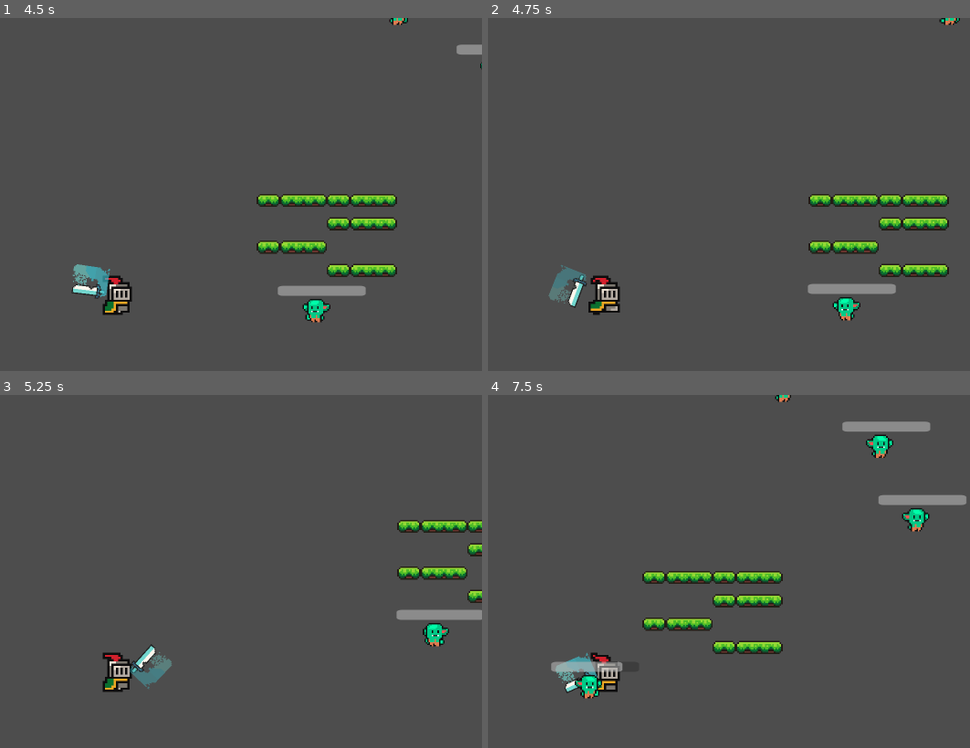
Above: before the commit, frames 1-4 (two rows, left to right).
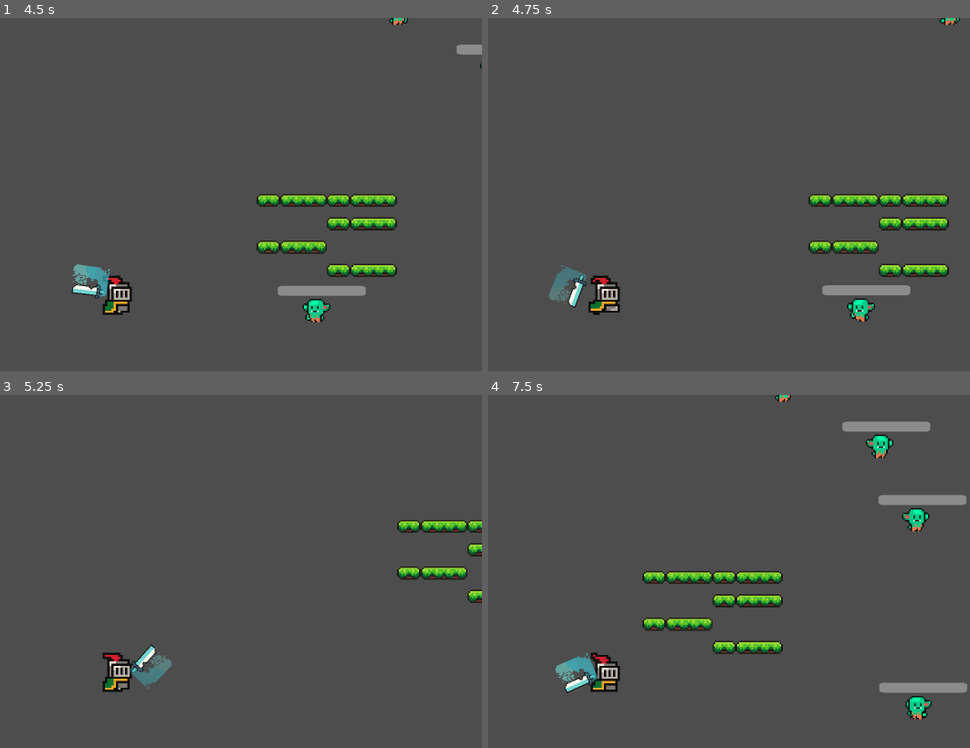
Above: after the commit, the same moments.

Repository: IAmRustee/Secrets-of-Harkanon-The-Silver-Moon-City
Game: Godot game, scene res://secrets-of-harkanon-the-silver-moon-city/Scenes/world.tscn
Same seed, same stepped clock (60 frames per second), same inputs: the game is played once before the commit and once after it.
Inputs (mouse positions are in pixels of both pictures, inside the frame that each line leads up to):
- Up to frame 1 (4.5 s): move the mouse to (279, 265) at 0.52 s; press the mouse at (279, 265) at 0.53 s; hold D (Move_right) 0.53-1.28 s; move the mouse to (outside the picture) at 1.27 s; release the mouse at (outside the picture) at 1.28 s; hold S (Move_down) 1.28-2.03 s; click (outside the picture) at 1.35 s; move the mouse to (187, 169) at 2.02 s; press the mouse at (187, 169) at 2.03 s; hold D (Move_right) 2.03-2.78 s; move the mouse to (outside the picture) at 2.77 s; release the mouse at (outside the picture) at 2.78 s; hold W (Move_up) 2.78-3.53 s; click (outside the picture) at 2.85 s; move the mouse to (outside the picture) at 3.52 s; press the mouse at (outside the picture) at 3.53 s; hold A (Move_left) from 3.53 s (still down); move the mouse to (outside the picture) at 4.27 s; release the mouse at (outside the picture) at 4.28 s; click (outside the picture) at 4.35 s
- Up to frame 2 (4.75 s): keep holding A (Move_left)
- Up to frame 3 (5.25 s): move the mouse to (154, 670) at 5.02 s; release A (Move_left) at 5.03 s; press the mouse at (154, 670) at 5.03 s; hold S (Move_down) from 5.03 s (still down)
- Up to frame 4 (7.5 s): move the mouse to (497, 532) at 5.77 s; release S (Move_down) at 5.78 s; release the mouse at (497, 532) at 5.78 s; hold D (Move_right) 5.78-6.53 s; click (497, 532) at 5.85 s; move the mouse to (767, 642) at 6.52 s; press the mouse at (767, 642) at 6.53 s; hold W (Move_up) 6.53-7.28 s; move the mouse to (outside the picture) at 7.27 s; release the mouse at (outside the picture) at 7.28 s; hold D (Move_right) from 7.28 s (still down); click (outside the picture) at 7.35 s

Frame 1 is identical in both runs. In frame 2, 0.8% of the frame differs, in the area x 66-88%, y 75-87%; in frame 3, 0.8%; in frame 4, 1.5%, in the area x 13-100%, y 75-92%.

Commit message:
Enemy will now go back to its orginal position if player is out of reach of the player and also i remove some scripts and scene that i was testing so it will be easy to know what we are working on and wont be confused

Diff:
--- /dev/null
+++ b/GlobalSignal/GlobalSignal.gd
@@ -0,0 +1,5 @@
+extends Node
+
+
+signal player_chase
+signal player
--- a/Scenes/EnemySpawner.tscn
+++ b/Scenes/EnemySpawner.tscn
@@ -1,6 +1,8 @@
 [gd_scene format=3 uid="uid://dfyw2aq1kmgcb"]
 
 [ext_resource type="Script" uid="uid://f4to40tsnb6b" path="res://Scripts/EnemySpawner.gd" id="1_4b1db"]
+
+[sub_resource type="CircleShape2D" id="CircleShape2D_4b1db"]
 
 [node name="Node2D" type="Node2D" unique_id=658949752]
 script = ExtResource("1_4b1db")
@@ -8,4 +10,14 @@
 [node name="Timer" type="Timer" parent="." unique_id=39660512]
 autostart = true
 
+[node name="Area2D" type="Area2D" parent="." unique_id=1431030011]
+position = Vector2(1, 0)
+scale = Vector2(15.339035, 17.654587)
+
+[node name="CollisionShape2D" type="CollisionShape2D" parent="Area2D" unique_id=189839265]
+scale = Vector2(1.0000001, 1)
+shape = SubResource("CircleShape2D_4b1db")
+
 [connection signal="timeout" from="Timer" to="." method="_on_timer_timeout"]
+[connection signal="child_entered_tree" from="Area2D/CollisionShape2D" to="." method="_on_collision_shape_2d_child_entered_tree"]
+[connection signal="child_exiting_tree" from="Area2D/CollisionShape2D" to="." method="_on_collision_shape_2d_child_exiting_tree"]
--- a/Scenes/Goblins.tscn
+++ b/Scenes/Goblins.tscn
@@ -3,8 +3,7 @@
 [ext_resource type="Script" uid="uid://beksgx845nusp" path="res://Scripts/Goblin.gd" id="1_db156"]
 [ext_resource type="Texture2D" uid="uid://dpwgh26dfw5b2" path="res://Assets/Sprites/Goblin Run.png" id="2_ea0a1"]
 [ext_resource type="Texture2D" uid="uid://3vawtwhy7djv" path="res://Assets/Sprites/Idle goblin.png" id="2_mt4be"]
-[ext_resource type="Texture2D" uid="uid://col140yg6v1de" path="res://Assets/brackeys_platformer_assets/sprites/knight.png" id="3_yjj8x"]
-[ext_resource type="Script" uid="uid://blcrlxc6b653n" path="res://Scenes/HurtArea.gd" id="5_yjj8x"]
+[ext_resource type="Script" uid="uid://blcrlxc6b653n" path="res://Scripts/HurtArea.gd" id="5_yjj8x"]
 
 [sub_resource type="CircleShape2D" id="CircleShape2D_rjpd7"]
 radius = 13.038404
@@ -24,10 +23,6 @@
 [sub_resource type="AtlasTexture" id="AtlasTexture_nhmm3"]
 atlas = ExtResource("2_ea0a1")
 region = Rect2(96, 0, 32, 32)
-
-[sub_resource type="AtlasTexture" id="AtlasTexture_7o83m"]
-atlas = ExtResource("3_yjj8x")
-region = Rect2(64, 192, 32, 32)
 
 [sub_resource type="AtlasTexture" id="AtlasTexture_wqigr"]
 atlas = ExtResource("2_mt4be")
@@ -62,23 +57,6 @@
 }],
 "loop": true,
 "name": &"Run",
-"speed": 5.0
-}, {
-"frames": [{
-"duration": 1.0,
-"texture": SubResource("AtlasTexture_7o83m")
-}, {
-"duration": 1.0,
-"texture": SubResource("AtlasTexture_7o83m")
-}, {
-"duration": 1.0,
-"texture": SubResource("AtlasTexture_7o83m")
-}, {
-"duration": 1.0,
-"texture": SubResource("AtlasTexture_7o83m")
-}],
-"loop": true,
-"name": &"hit",
 "speed": 5.0
 }, {
 "frames": [{
@@ -118,7 +96,7 @@
 [node name="AnimatedSprite2D" type="AnimatedSprite2D" parent="." unique_id=1032065611]
 position = Vector2(1, 1)
 sprite_frames = SubResource("SpriteFrames_428mb")
-animation = &"hit"
+animation = &"Run"
 
 [node name="MyHurtBox" type="Area2D" parent="AnimatedSprite2D" unique_id=1123759625]
 position = Vector2(-1, -1)
--- a/Scenes/Player.tscn
+++ b/Scenes/Player.tscn
@@ -3,7 +3,7 @@
 [ext_resource type="Script" uid="uid://by1cdgegutdbj" path="res://Scripts/Knight.gd" id="1_kyqiw"]
 [ext_resource type="Texture2D" uid="uid://dt8ianta1m2s8" path="res://Assets/Sprites/knight swinging finish.png" id="2_dewec"]
 [ext_resource type="Texture2D" uid="uid://col140yg6v1de" path="res://Assets/brackeys_platformer_assets/sprites/knight.png" id="2_gntrk"]
-[ext_resource type="Script" uid="uid://bdeq0hofnfi5h" path="res://Scenes/hand_actor.gd" id="4_5ixxa"]
+[ext_resource type="Script" uid="uid://bdeq0hofnfi5h" path="res://Scripts/hand_actor.gd" id="4_5ixxa"]
 [ext_resource type="Script" uid="uid://ddbpfombltmj2" path="res://Scripts/hit_area_2d.gd" id="4_dewec"]
 [ext_resource type="Texture2D" uid="uid://c83xsvc38yln6" path="res://Assets/Sprites/sword.png" id="5_nn08x"]
 [ext_resource type="Texture2D" uid="uid://0b2g45omwmuy" path="res://Assets/Sprites/Sword Swing.png" id="7_52ee3"]
--- a/Scripts/EnemySpawner.gd
+++ b/Scripts/EnemySpawner.gd
@@ -1,7 +1,7 @@
 extends Node2D
-@onready var player = get_tree().get_first_node_in_group("player")
+var player = null
 @onready var enemy = preload("res://Scenes/Goblins.tscn")
-
+var player_chase = false
 
 var enemy_counter := 0
 @export var max_enemies := 5
@@ -33,3 +33,11 @@
 	if enemies.is_empty():
 		for i in range(max_enemies):
 			spawn_enemy()
+
+
+
+
+func _on_detection_area_body_exited(_body):
+
+		GlobalSignal.player.disconnect(_body)
+		GlobalSignal.player_chase.disconnect(_body)
--- a/Scripts/Goblin.gd
+++ b/Scripts/Goblin.gd
@@ -1,68 +1,72 @@
 extends CharacterBody2D
 
-# how fast the enemy is
 const speed = 100
-# wether the enemy is in the Detection Area
+
+var player = null
 var player_chase = false
-# when player exit the player _chase will be false
-var player = null
-# this shit is the brokem part idk how to make the enemy go idle when starting the game
-@onready var amimated_sprite = $AnimatedSprite2D
+var spawn_position: Vector2
+
+@onready var animated_sprite = $AnimatedSprite2D
 @onready var _hp_progress_bar: ProgressBar = %HPProgressBar
 
 
 func _ready():
-	player_chase = false
-	$AnimatedSprite2D.play("idle")
-	print("Started idle")
+	spawn_position = global_position
+	animated_sprite.play("idle")
 	add_to_group("enemy")
 
 
 func _physics_process(delta):
 
 	if player_chase and player != null:
-
-		var direction = (player.position - position).normalized()
+		# Chase player
+		var direction = (player.global_position - global_position).normalized()
 
 		position += direction * speed * delta
 
-		# Only change to Run if not already playing
-		if $AnimatedSprite2D.animation != "Run":
-			$AnimatedSprite2D.play("Run")
+		if animated_sprite.animation != "Run":
+			animated_sprite.play("Run")
 
-		# Flip sprite (exactly what it says)
 		if direction.x < 0:
-			$AnimatedSprite2D.flip_h = true
+			animated_sprite.flip_h = true
 		elif direction.x > 0:
-			$AnimatedSprite2D.flip_h = false
+			animated_sprite.flip_h = false
+
 
 	else:
-		velocity.x = 0
-		velocity.y = 0
-		amimated_sprite.play("idle")
-	move_and_slide()
+		# Go back to spawn point
+		var distance = global_position.distance_to(spawn_position)
+
+		if distance > 5:
+			var direction = (spawn_position - global_position).normalized()
+			velocity = direction * speed
+			animated_sprite.play("Run")
+		else:
+			velocity = Vector2.ZERO
+			animated_sprite.play("idle")
 
 
+
+	move_and_slide()
+func take_damage(amount: int) -> void:
+	_hp_progress_bar.value -= amount
+
+	if _hp_progress_bar.value <= 0:
+		die()
+
+	print("Enemy hit!")
+func die():
+	queue_free()
+
 func _on_detection_area_body_entered(body):
-
-	print("Something entered: ", body.name)
 
 	if body.is_in_group("player"):
 		player = body
 		player_chase = true
 
-func _on_detection_area_body_exited(_body):
 
+func _on_detection_area_body_exited(body):
+
+	if body.is_in_group("player"):
 		player = null
 		player_chase = false
-func take_damage(amount: int) -> void:
-	_hp_progress_bar.value = max(0, _hp_progress_bar.value - amount)
-	if _hp_progress_bar.value == 0:
-		queue_free()
-	print("Enemy hit!")
-
-
-func die():
-	var spawner = get_parent().get_node("EnemySpawner")
-	spawner.enemy_counter -= 1
-	queue_free()
--- a/Scripts/Knight.gd
+++ b/Scripts/Knight.gd
@@ -39,8 +39,6 @@
 		$HandActor/Sprite2D/HitArea2D/Hitarea.disabled = false
 	else:
 		$HandActor/Sprite2D/HitArea2D/Hitarea.disabled = true
-
-
 	move_and_slide()
 
 
--- a/Scripts/enemy.tscn
+++ /dev/null
@@ -1,63 +0,0 @@
-[gd_scene format=3 uid="uid://d01ahkp77v7rl"]
-
-[ext_resource type="Script" uid="uid://dykerlctcsr3d" path="res://enemy.gd" id="1_fwvss"]
-[ext_resource type="Texture2D" uid="uid://chw4vqnsjkbrf" path="res://Assets/Sprites/Goblin.png" id="2_ctlbi"]
-[ext_resource type="Script" uid="uid://blcrlxc6b653n" path="res://Scenes/HurtArea.gd" id="3_th514"]
-
-[sub_resource type="CircleShape2D" id="CircleShape2D_ctlbi"]
-radius = 20.09975
-
-[sub_resource type="Animation" id="Animation_th514"]
-length = 0.001
-loop_mode = 1
-
-[sub_resource type="Animation" id="Animation_ctlbi"]
-resource_name = "hit"
-length = 0.3
-tracks/0/type = "value"
-tracks/0/imported = false
-tracks/0/enabled = true
-tracks/0/path = NodePath("Sprite2D:rotation")
-tracks/0/interp = 1
-tracks/0/loop_wrap = true
-tracks/0/keys = {
-"times": PackedFloat32Array(0, 0.13333333, 0.3),
-"transitions": PackedFloat32Array(1, 1, 1),
-"update": 0,
-"values": [0.0, 2.1345376751890655, 0.0]
-}
-
-[sub_resource type="AnimationLibrary" id="AnimationLibrary_87t6w"]
-_data = {
-&"RESET": SubResource("Animation_th514"),
-&"hit": SubResource("Animation_ctlbi")
-}
-
-[sub_resource type="CircleShape2D" id="CircleShape2D_th514"]
-radius = 71.063354
-
-[node name="Node2D" type="Node2D" unique_id=1185772006]
-script = ExtResource("1_fwvss")
-
-[node name="Sprite2D" type="Sprite2D" parent="." unique_id=138363860]
-texture = ExtResource("2_ctlbi")
-
-[node name="HurtArea2D" type="Area2D" parent="." unique_id=1009225943]
-script = ExtResource("3_th514")
-
-[node name="CollisionShape2D" type="CollisionShape2D" parent="HurtArea2D" unique_id=1838931108]
-shape = SubResource("CircleShape2D_ctlbi")
-
-[node name="AnimationPlayer" type="AnimationPlayer" parent="." unique_id=223276478]
-libraries/ = SubResource("AnimationLibrary_87t6w")
-
-[node name="DetectionArea" type="Area2D" parent="." unique_id=246570492]
-collision_layer = 2
-collision_mask = 2
-
-[node name="CollisionShape2D" type="CollisionShape2D" parent="DetectionArea" unique_id=832126984]
-position = Vector2(1, 0)
-shape = SubResource("CircleShape2D_th514")
-
-[connection signal="body_entered" from="DetectionArea" to="." method="_on_detection_area_body_entered"]
-[connection signal="body_exited" from="DetectionArea" to="." method="_on_detection_area_body_exited"]
--- a/Scripts/hurt_area_2d.gd
+++ /dev/null
@@ -1,11 +0,0 @@
-@icon("hurt_area_2d.svg")
-class_name HurtArea2D
-extends Area2D
-
-func _ready() -> void:
-	area_entered.connect(_on_area_entered)
-
-
-func _on_area_entered(hit_area: HitArea2D) -> void:
-	if hit_area != null and owner.has_method("take_damage"):
-		owner.take_damage(hit_area.damage)
--- a/Scripts/player.tscn
+++ /dev/null
@@ -1,405 +0,0 @@
-[gd_scene format=3 uid="uid://cn4lnes6wvi7v"]
-
-[ext_resource type="Script" uid="uid://bwkowo0mws45k" path="res://Scripts/player.gd" id="1_l3cwt"]
-[ext_resource type="Texture2D" uid="uid://b7tuxlwsfg6vv" path="res://Assets/Sprites/knight 1.png" id="2_uwfu8"]
-[ext_resource type="Script" uid="uid://ddbpfombltmj2" path="res://Scripts/hit_area_2d.gd" id="3_tnia3"]
-[ext_resource type="Texture2D" uid="uid://dt8ianta1m2s8" path="res://Assets/Sprites/knight swinging finish.png" id="4_e30d2"]
-[ext_resource type="Texture2D" uid="uid://col140yg6v1de" path="res://Assets/brackeys_platformer_assets/sprites/knight.png" id="5_dewun"]
-
-[sub_resource type="CircleShape2D" id="CircleShape2D_l3cwt"]
-
-[sub_resource type="CapsuleShape2D" id="CapsuleShape2D_d7qpg"]
-
-[sub_resource type="Animation" id="Animation_v6wvq"]
-length = 0.001
-tracks/0/type = "value"
-tracks/0/imported = false
-tracks/0/enabled = true
-tracks/0/path = NodePath("Sprite2D/HitArea2D/CollisionShape2D:disabled")
-tracks/0/interp = 1
-tracks/0/loop_wrap = true
-tracks/0/keys = {
-"times": PackedFloat32Array(0),
-"transitions": PackedFloat32Array(1),
-"update": 0,
-"values": [false]
-}
-tracks/1/type = "value"
-tracks/1/imported = false
-tracks/1/enabled = true
-tracks/1/path = NodePath("Sprite2D:rotation")
-tracks/1/interp = 1
-tracks/1/loop_wrap = true
-tracks/1/keys = {
-"times": PackedFloat32Array(0),
-"transitions": PackedFloat32Array(1),
-"update": 0,
-"values": [0.0]
-}
-
-[sub_resource type="Animation" id="Animation_2b5t3"]
-resource_name = "idle"
-loop_mode = 1
-step = 0.01
-tracks/0/type = "method"
-tracks/0/imported = false
-tracks/0/enabled = true
-tracks/0/path = NodePath("AnimatedSprite2D")
-tracks/0/interp = 1
-tracks/0/loop_wrap = true
-tracks/0/keys = {
-"times": PackedFloat32Array(0.02000001),
-"transitions": PackedFloat32Array(1),
-"values": [{
-"args": [&"", 1.0, false],
-"method": &"play"
-}]
-}
-
-[sub_resource type="Animation" id="Animation_l1cmn"]
-resource_name = "player"
-length = 0.26
-step = 0.01
-tracks/0/type = "value"
-tracks/0/imported = false
-tracks/0/enabled = true
-tracks/0/path = NodePath("Sprite2D/HitArea2D/CollisionShape2D:disabled")
-tracks/0/interp = 1
-tracks/0/loop_wrap = true
-tracks/0/keys = {
-"times": PackedFloat32Array(0.01, 0.23333333, 0.23343334),
-"transitions": PackedFloat32Array(1, 1, 1),
-"update": 0,
-"values": [false, true, true]
-}
-tracks/1/type = "value"
-tracks/1/imported = false
-tracks/1/enabled = true
-tracks/1/path = NodePath("Sprite2D:rotation")
-tracks/1/interp = 1
-tracks/1/loop_wrap = true
-tracks/1/keys = {
-"times": PackedFloat32Array(0, 0.15, 0.23, 0.26),
-"transitions": PackedFloat32Array(2.54912, 1.10957, 3.4822, 1),
-"update": 0,
-"values": [-0.5235987755982988, 2.1031217486531673, 1.8622663118779497, 0.0]
-}
-
-[sub_resource type="AnimationLibrary" id="AnimationLibrary_v6wvq"]
-_data = {
-&"RESET": SubResource("Animation_v6wvq"),
-&"idle": SubResource("Animation_2b5t3"),
-&"player": SubResource("Animation_l1cmn")
-}
-
-[sub_resource type="AtlasTexture" id="AtlasTexture_5ixxa"]
-atlas = ExtResource("4_e30d2")
-region = Rect2(0, 0, 32, 32)
-
-[sub_resource type="AtlasTexture" id="AtlasTexture_nn08x"]
-atlas = ExtResource("4_e30d2")
-region = Rect2(0, 32, 32, 32)
-
-[sub_resource type="AtlasTexture" id="AtlasTexture_52ee3"]
-atlas = ExtResource("4_e30d2")
-region = Rect2(0, 64, 32, 32)
-
-[sub_resource type="AtlasTexture" id="AtlasTexture_bhhdu"]
-atlas = ExtResource("4_e30d2")
-region = Rect2(0, 96, 32, 32)
-
-[sub_resource type="AtlasTexture" id="AtlasTexture_megsn"]
-atlas = ExtResource("4_e30d2")
-region = Rect2(0, 128, 32, 32)
-
-[sub_resource type="AtlasTexture" id="AtlasTexture_yoq75"]
-atlas = ExtResource("4_e30d2")
-region = Rect2(0, 160, 32, 32)
-
-[sub_resource type="AtlasTexture" id="AtlasTexture_ksbbd"]
-atlas = ExtResource("4_e30d2")
-region = Rect2(0, 192, 32, 32)
-
-[sub_resource type="AtlasTexture" id="AtlasTexture_pvgyy"]
-atlas = ExtResource("5_dewun")
-region = Rect2(0, 224, 32, 32)
-
-[sub_resource type="AtlasTexture" id="AtlasTexture_jfbx7"]
-atlas = ExtResource("5_dewun")
-region = Rect2(32, 224, 32, 32)
-
-[sub_resource type="AtlasTexture" id="AtlasTexture_eyidu"]
-atlas = ExtResource("5_dewun")
-region = Rect2(64, 224, 32, 32)
-
-[sub_resource type="AtlasTexture" id="AtlasTexture_e0w7n"]
-atlas = ExtResource("5_dewun")
-region = Rect2(96, 224, 32, 32)
-
-[sub_resource type="AtlasTexture" id="AtlasTexture_qq0md"]
-atlas = ExtResource("5_dewun")
-region = Rect2(0, 192, 32, 32)
-
-[sub_resource type="AtlasTexture" id="AtlasTexture_hv6tf"]
-atlas = ExtResource("5_dewun")
-region = Rect2(32, 192, 32, 32)
-
-[sub_resource type="AtlasTexture" id="AtlasTexture_i6py7"]
-atlas = ExtResource("5_dewun")
-region = Rect2(64, 192, 32, 32)
-
-[sub_resource type="AtlasTexture" id="AtlasTexture_hshxv"]
-atlas = ExtResource("5_dewun")
-region = Rect2(96, 192, 32, 32)
-
-[sub_resource type="AtlasTexture" id="AtlasTexture_7ey4c"]
-atlas = ExtResource("5_dewun")
-region = Rect2(0, 0, 32, 32)
-
-[sub_resource type="AtlasTexture" id="AtlasTexture_72ef5"]
-atlas = ExtResource("5_dewun")
-region = Rect2(32, 0, 32, 32)
-
-[sub_resource type="AtlasTexture" id="AtlasTexture_fmc53"]
-atlas = ExtResource("5_dewun")
-region = Rect2(64, 0, 32, 32)
-
-[sub_resource type="AtlasTexture" id="AtlasTexture_74cnc"]
-atlas = ExtResource("5_dewun")
-region = Rect2(96, 0, 32, 32)
-
-[sub_resource type="AtlasTexture" id="AtlasTexture_j36kb"]
-atlas = ExtResource("5_dewun")
-region = Rect2(0, 160, 32, 32)
-
-[sub_resource type="AtlasTexture" id="AtlasTexture_3ovvq"]
-atlas = ExtResource("5_dewun")
-region = Rect2(32, 160, 32, 32)
-
-[sub_resource type="AtlasTexture" id="AtlasTexture_jhnmi"]
-atlas = ExtResource("5_dewun")
-region = Rect2(64, 160, 32, 32)
-
-[sub_resource type="AtlasTexture" id="AtlasTexture_g8xx4"]
-atlas = ExtResource("5_dewun")
-region = Rect2(96, 160, 32, 32)
-
-[sub_resource type="AtlasTexture" id="AtlasTexture_8cxwb"]
-atlas = ExtResource("5_dewun")
-region = Rect2(128, 160, 32, 32)
-
-[sub_resource type="AtlasTexture" id="AtlasTexture_uc8ly"]
-atlas = ExtResource("5_dewun")
-region = Rect2(160, 160, 32, 32)
-
-[sub_resource type="AtlasTexture" id="AtlasTexture_ktj6u"]
-atlas = ExtResource("5_dewun")
-region = Rect2(192, 160, 32, 32)
-
-[sub_resource type="AtlasTexture" id="AtlasTexture_hqf3n"]
-atlas = ExtResource("5_dewun")
-region = Rect2(224, 160, 32, 32)
-
-[sub_resource type="AtlasTexture" id="AtlasTexture_nev7q"]
-atlas = ExtResource("5_dewun")
-region = Rect2(0, 64, 32, 32)
-
-[sub_resource type="AtlasTexture" id="AtlasTexture_s2vd7"]
-atlas = ExtResource("5_dewun")
-region = Rect2(32, 64, 32, 32)
-
-[sub_resource type="AtlasTexture" id="AtlasTexture_wdhx2"]
-atlas = ExtResource("5_dewun")
-region = Rect2(64, 64, 32, 32)
-
-[sub_resource type="AtlasTexture" id="AtlasTexture_w1lci"]
-atlas = ExtResource("5_dewun")
-region = Rect2(96, 64, 32, 32)
-
-[sub_resource type="AtlasTexture" id="AtlasTexture_x1sx0"]
-atlas = ExtResource("5_dewun")
-region = Rect2(128, 64, 32, 32)
-
-[sub_resource type="AtlasTexture" id="AtlasTexture_jxm13"]
-atlas = ExtResource("5_dewun")
-region = Rect2(160, 64, 32, 32)
-
-[sub_resource type="AtlasTexture" id="AtlasTexture_qo5yy"]
-atlas = ExtResource("5_dewun")
-region = Rect2(192, 64, 32, 32)
-
-[sub_resource type="AtlasTexture" id="AtlasTexture_6f4km"]
-atlas = ExtResource("5_dewun")
-region = Rect2(224, 64, 32, 32)
-
-[sub_resource type="SpriteFrames" id="SpriteFrames_bmw7g"]
-animations = [{
-"frames": [{
-"duration": 1.0,
-"texture": SubResource("AtlasTexture_5ixxa")
-}, {
-"duration": 1.0,
-"texture": SubResource("AtlasTexture_nn08x")
-}, {
-"duration": 1.0,
-"texture": SubResource("AtlasTexture_52ee3")
-}, {
-"duration": 1.0,
-"texture": SubResource("AtlasTexture_bhhdu")
-}, {
-"duration": 1.0,
-"texture": SubResource("AtlasTexture_megsn")
-}, {
-"duration": 1.0,
-"texture": SubResource("AtlasTexture_yoq75")
-}, {
-"duration": 1.0,
-"texture": SubResource("AtlasTexture_ksbbd")
-}],
-"loop": true,
-"name": &"Attack",
-"speed": 9.0
-}, {
-"frames": [{
-"duration": 1.0,
-"texture": SubResource("AtlasTexture_pvgyy")
-}, {
-"duration": 1.0,
-"texture": SubResource("AtlasTexture_jfbx7")
-}, {
-"duration": 1.0,
-"texture": SubResource("AtlasTexture_eyidu")
-}, {
-"duration": 1.0,
-"texture": SubResource("AtlasTexture_e0w7n")
-}],
-"loop": true,
-"name": &"Death",
-"speed": 5.0
-}, {
-"frames": [{
-"duration": 1.0,
-"texture": SubResource("AtlasTexture_qq0md")
-}, {
-"duration": 1.0,
-"texture": SubResource("AtlasTexture_hv6tf")
-}, {
-"duration": 1.0,
-"texture": SubResource("AtlasTexture_i6py7")
-}, {
-"duration": 1.0,
-"texture": SubResource("AtlasTexture_hshxv")
-}],
-"loop": true,
-"name": &"hit",
-"speed": 5.0
-}, {
-"frames": [{
-"duration": 1.0,
-"texture": SubResource("AtlasTexture_7ey4c")
-}, {
-"duration": 1.0,
-"texture": SubResource("AtlasTexture_72ef5")
-}, {
-"duration": 1.0,
-"texture": SubResource("AtlasTexture_fmc53")
-}, {
-"duration": 1.0,
-"texture": SubResource("AtlasTexture_74cnc")
-}],
-"loop": true,
-"name": &"idle",
-"speed": 5.0
-}, {
-"frames": [{
-"duration": 1.0,
-"texture": SubResource("AtlasTexture_j36kb")
-}, {
-"duration": 1.0,
-"texture": SubResource("AtlasTexture_3ovvq")
-}, {
-"duration": 1.0,
-"texture": SubResource("AtlasTexture_jhnmi")
-}, {
-"duration": 1.0,
-"texture": SubResource("AtlasTexture_g8xx4")
-}, {
-"duration": 1.0,
-"texture": SubResource("AtlasTexture_8cxwb")
-}, {
-"duration": 1.0,
-"texture": SubResource("AtlasTexture_uc8ly")
-}, {
-"duration": 1.0,
-"texture": SubResource("AtlasTexture_ktj6u")
-}, {
-"duration": 1.0,
-"texture": SubResource("AtlasTexture_hqf3n")
-}],
-"loop": true,
-"name": &"roll",
-"speed": 5.0
-}, {
-"frames": [{
-"duration": 1.0,
-"texture": SubResource("AtlasTexture_nev7q")
-}, {
-"duration": 1.0,
-"texture": SubResource("AtlasTexture_s2vd7")
-}, {
-"duration": 1.0,
-"texture": SubResource("AtlasTexture_wdhx2")
-}, {
-"duration": 1.0,
-"texture": SubResource("AtlasTexture_w1lci")
-}, {
-"duration": 1.0,
-"texture": SubResource("AtlasTexture_x1sx0")
-}, {
-"duration": 1.0,
-"texture": SubResource("AtlasTexture_jxm13")
-}, {
-"duration": 1.0,
-"texture": SubResource("AtlasTexture_qo5yy")
-}, {
-"duration": 1.0,
-"texture": SubResource("AtlasTexture_6f4km")
-}],
-"loop": true,
-"name": &"run",
-"speed": 5.0
-}]
-
-[node name="Player" type="Node2D" unique_id=1057466973 groups=["player"]]
-light_mask = 3
-script = ExtResource("1_l3cwt")
-
-[node name="Area2D" type="Area2D" parent="." unique_id=53094212]
-
-[node name="CollisionShape2D" type="CollisionShape2D" parent="Area2D" unique_id=409176674]
-shape = SubResource("CircleShape2D_l3cwt")
-
-[node name="Sprite2D" type="Sprite2D" parent="." unique_id=911077826]
-texture = ExtResource("2_uwfu8")
-
-[node name="HitArea2D" type="Area2D" parent="Sprite2D" unique_id=1568333932]
-rotation = -0.008416089
-collision_mask = 0
-script = ExtResource("3_tnia3")
-
-[node name="CollisionShape2D" type="CollisionShape2D" parent="Sprite2D/HitArea2D" unique_id=67020261]
-position = Vector2(20, 0)
-rotation = 0.0015837105
-shape = SubResource("CapsuleShape2D_d7qpg")
-
-[node name="Camera2D" type="Camera2D" parent="." unique_id=2046999773]
-zoom = Vector2(4, 4)
-
-[node name="AnimationPlayer" type="AnimationPlayer" parent="." unique_id=721633324]
-libraries/ = SubResource("AnimationLibrary_v6wvq")
-autoplay = &"idle"
-
-[node name="AnimatedSprite2D" type="AnimatedSprite2D" parent="." unique_id=2005559759]
-visible = false
-sprite_frames = SubResource("SpriteFrames_bmw7g")
-animation = &"idle"
--- a/character_body_2d.gd
+++ /dev/null
@@ -1,20 +0,0 @@
-extends CharacterBody2D
-
-
-@onready var enemy = preload("res://Scenes/Goblins.tscn")
-var enemy_counter := 0
-func _on_timer_timeout() -> void:
-	var  ene = enemy.instantiate()
-	ene.position = position
-	get_parent().get_node("Goblin").add_child(ene)
-
-
-func spawn_enemy():
-	if enemy_counter >= 5:
-		return
-
-	if enemy:
-		var enemy_instance = enemy.instantiate()
-		add_child(enemy_instance)
-		enemy_counter += 1
-		print("Enemy spawned! Total: ", enemy_counter)
--- a/enemy.gd
+++ /dev/null
@@ -1,52 +0,0 @@
-extends Node2D
-# how fast the enemy is
-const speed = 100
-# wether the enemy is in the Detection Area
-var player_chase = false
-# when player exit the player _chase will be false
-var player = null
-# this shit is the brokem part idk how to make the enemy go idle when starting the game
-@onready var amimated_sprite = $AnimatedSprite2D
-
-@onready var _animation_player: AnimationPlayer = $AnimationPlayer
-
-
-func take_damage(_amount: int) -> void:
-	print("Enemy hit!")
-	_animation_player.play("hit")
-
-
-
-
-
-func _ready():
-	player_chase = false
-	print("Started idle")
-
-
-func _physics_process(delta):
-
-	if player_chase and player != null:
-
-		var direction = (player.position - position).normalized()
-
-		position += direction * speed * delta
-
-
-
-
-
-
-
-func _on_detection_area_body_entered(body):
-
-	print("Something entered: ", body.name)
-
-	if body.is_in_group("player"):
-		player = body
-		player_chase = true
-
-func _on_detection_area_body_exited(body):
-
-		player = null
-		player_chase = false
--- a/project.godot
+++ b/project.godot
@@ -14,6 +14,10 @@
 run/main_scene="uid://0ri34r5uav8j"
 config/features=PackedStringArray("4.6", "GL Compatibility")
 config/icon="res://icon.svg"
+
+[autoload]
+
+GlobalSignal="*uid://cuclg4o8p5dsd"
 
 [display]
 
Not shown, added: GlobalSignal/GlobalSignal.gd.uid
Renamed: Scenes/HurtArea.gd -> Scripts/HurtArea.gd
Renamed: Scenes/HurtArea.gd.uid -> Scripts/HurtArea.gd.uid
Renamed: Scenes/hand_actor.gd -> Scripts/hand_actor.gd
Renamed: Scenes/hand_actor.gd.uid -> Scripts/hand_actor.gd.uid
Not shown, removed: Scripts/hurt_area_2d.gd.uid
Not shown, removed: character_body_2d.gd.uid
Not shown, removed: enemy.gd.uid
